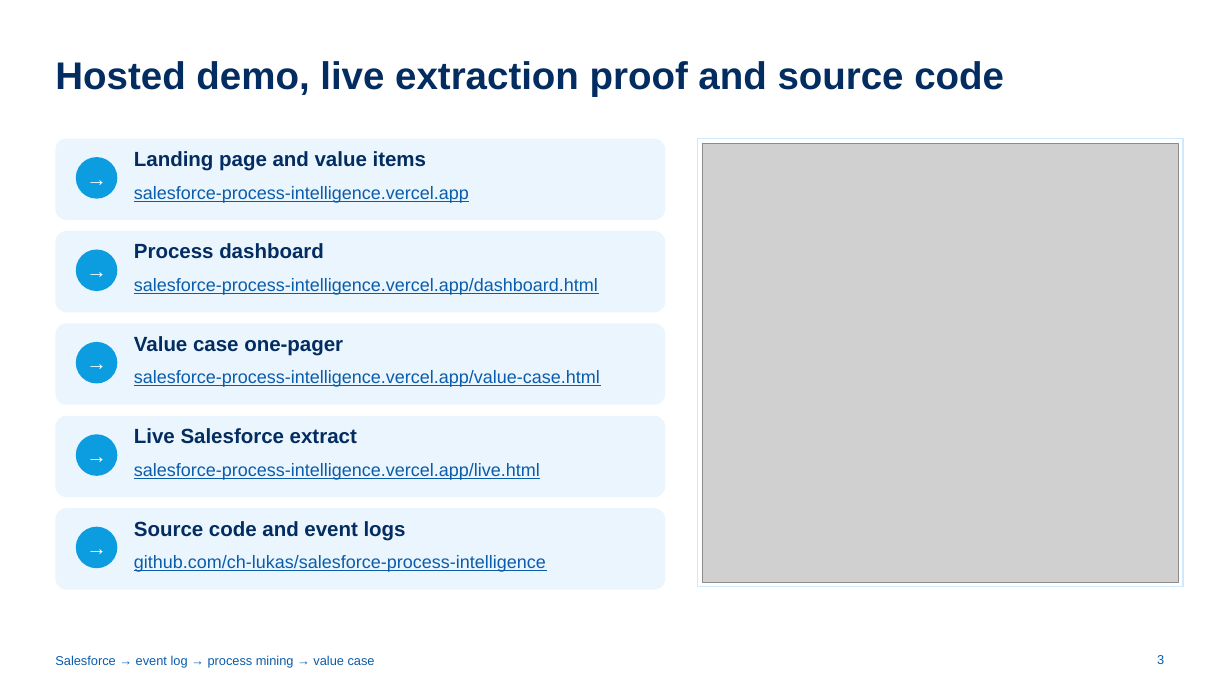
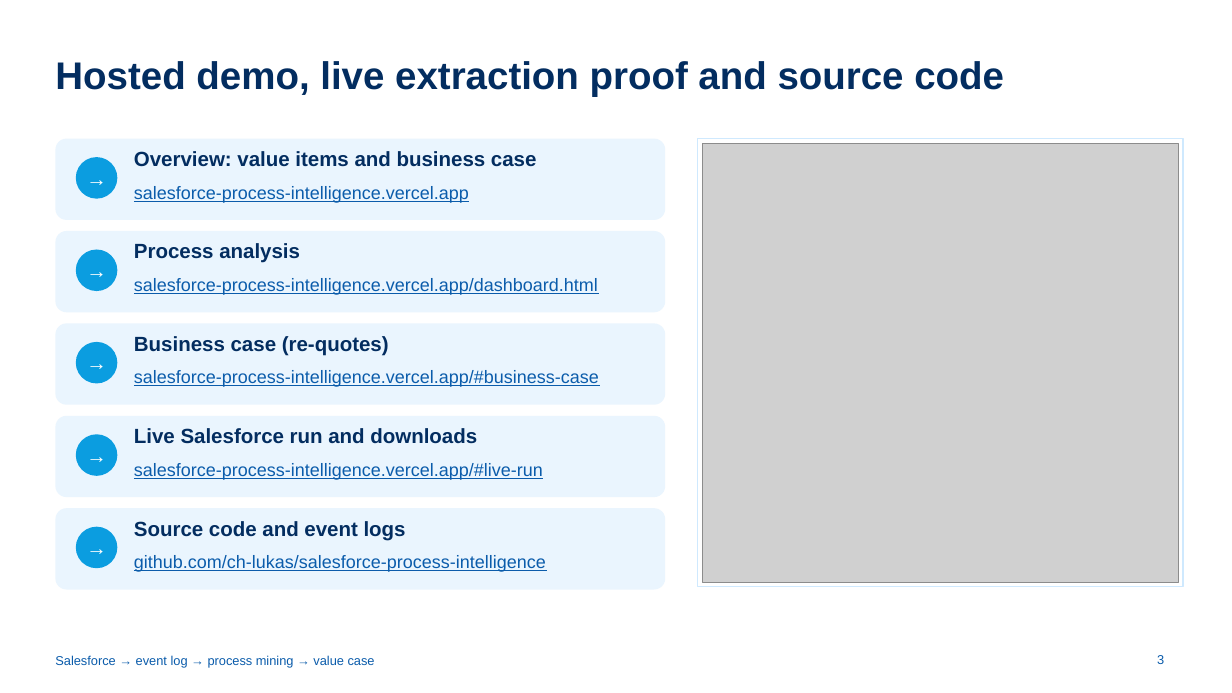
Before and after one commit to ch-lukas/salesforce-process-intelligence, a slide deck: slide 3 of deck/salesforce-process-intelligence-tech-setup.pptx. Drawn at 1232x693 pixels with LibreOffice and Linux fonts; fonts in the diff are those of the drawing; grey boxes stand for pictures. Boxes give left, top, right and bottom in pixels: in the first picture for what was removed or moved away, otherwise in the second. Text is boxed around its words. In the diff, an @@ line names an element or a change of style, - is before the commit and + after.

```diff
--- a/deck/salesforce-process-intelligence-tech-setup.pptx
+++ b/deck/salesforce-process-intelligence-tech-setup.pptx
@@ text at [134,151,537,167]: text changed @@
-Landing page and value items
+Overview: value items and business case
@@ text at [134,243,300,263]: text changed @@
-Process dashboard
+Process analysis
@@ text at [134,336,389,356]: text changed @@
-Value case one-pager
+Business case (re-quotes)
@@ text at [134,370,599,387]: text changed @@
-salesforce-process-intelligence.vercel.app/value-case.html
+salesforce-process-intelligence.vercel.app/#business-case
@@ text at [134,428,477,444]: text changed @@
-Live Salesforce extract
+Live Salesforce run and downloads
@@ text at [134,463,543,480]: text changed @@
-salesforce-process-intelligence.vercel.app/live.html
+salesforce-process-intelligence.vercel.app/#live-run
```
Also in this commit, not shown: 16 other files.
